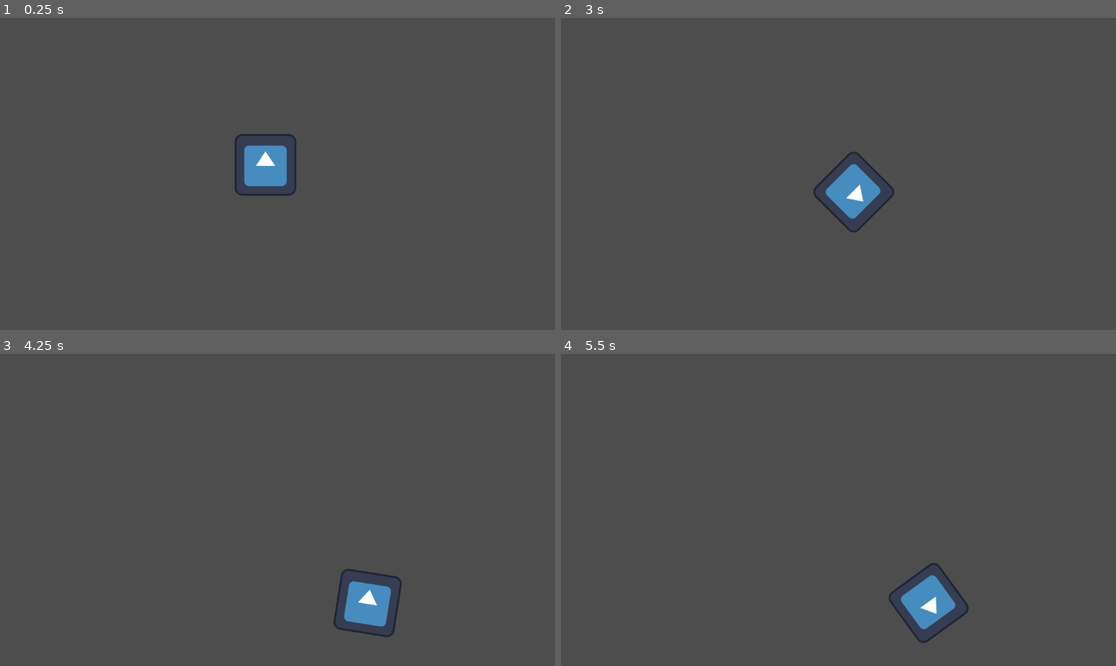
Above: before the commit, frames 1-4 (two rows, left to right).
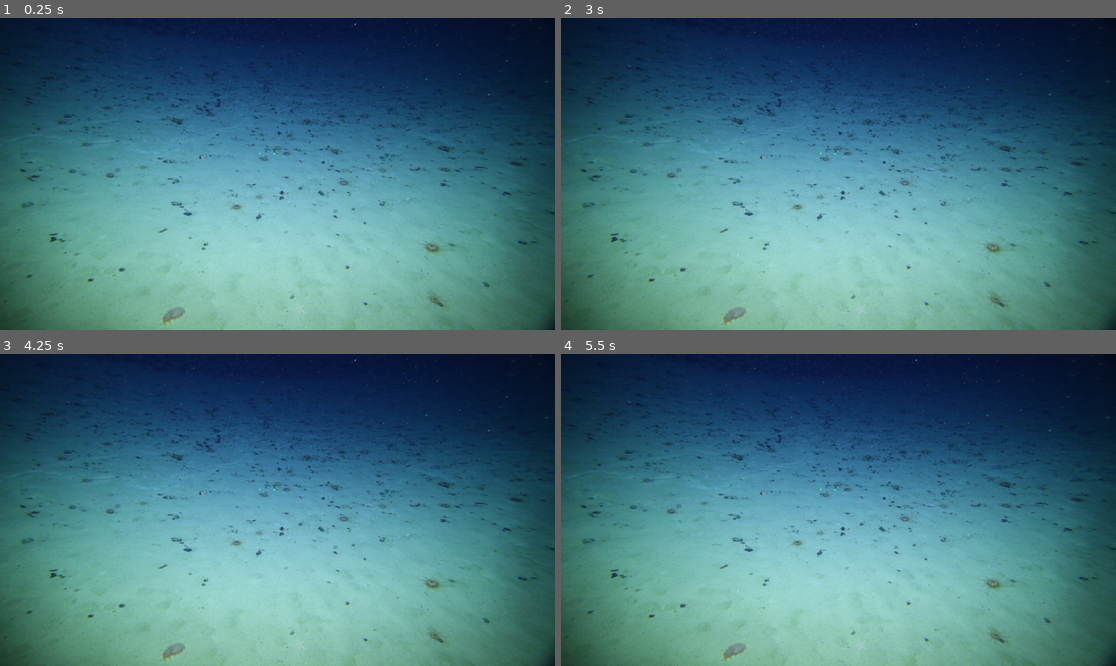
Above: after the commit, the same moments.

Repository: Zluh-Play/Godot_Test_Project
Game: Godot game, scene res://scenes/World.tscn
Two runs of this game, one before a commit and one after it. Both use one fixed random seed, a clock stepped at 60 frames per second and the inputs below. Before the commit the project starts from res://Test_Scene.tscn. The engine's default icon, where the game draws it, is replaced by a stand-in: a white triangle on a blue panel in a dark square.
Inputs:
- Up to frame 1 (0.25 s): no input
- Up to frame 2 (3 s): tap Enter at 0.5 s; hold Right (ui_right) 0.53-1.28 s; hold Left (ui_left) 1.28-2.03 s; hold Right (ui_right) 2.03-2.78 s; hold Up (ui_up) from 2.78 s (still down)
- Up to frame 3 (4.25 s): release Up (ui_up) at 3.53 s; hold Left (ui_left) from 3.53 s (still down)
- Up to frame 4 (5.5 s): keep holding Left (ui_left)

The runs differ from the first frame. In frame 1, 99% of the frame differs, in the area x 0-100%, y 0-100%; in frame 2, 100%; in frame 3, 100%; in frame 4, 100%.

Commit message:
Added few files and folders

Diff:
--- a/project.godot
+++ b/project.godot
@@ -11,7 +11,7 @@
 [application]
 
 config/name="Test Project"
-run/main_scene="res://Test_Scene.tscn"
+run/main_scene="res://scenes/World.tscn"
 config/features=PackedStringArray("4.3", "Mobile")
 config/icon="res://icon.svg"
 
--- /dev/null
+++ b/scenes/Fish/Fish.tscn
@@ -0,0 +1,7 @@
+[gd_scene format=3 uid="uid://c4d6j4bvaxta0"]
+
+[node name="CharacterBody2D" type="CharacterBody2D"]
+
+[node name="CollisionShape2D" type="CollisionShape2D" parent="."]
+
+[node name="Sprite2D" type="Sprite2D" parent="."]
--- /dev/null
+++ b/scenes/Fish/parts/Head.tscn
@@ -0,0 +1,3 @@
+[gd_scene format=3 uid="uid://cebu2xebllolu"]
+
+[node name="Head" type="Node"]
--- /dev/null
+++ b/scenes/Fish/parts/Segment.tscn
@@ -0,0 +1,3 @@
+[gd_scene format=3 uid="uid://nxjvkfwhblbk"]
+
+[node name="Segment" type="Node"]
--- /dev/null
+++ b/scenes/Fish/parts/Tail.tscn
@@ -0,0 +1,3 @@
+[gd_scene format=3 uid="uid://bwo7x6cjl7n2"]
+
+[node name="Tail" type="Node"]
--- /dev/null
+++ b/scenes/World.tscn
@@ -0,0 +1,10 @@
+[gd_scene load_steps=2 format=3 uid="uid://qilvpu34musp"]
+
+[ext_resource type="Texture2D" uid="uid://ddvyjq4pm5vur" path="res://assets/images/Sea bottom.png" id="1_epfqr"]
+
+[node name="World" type="Node"]
+
+[node name="Sprite2D" type="Sprite2D" parent="."]
+position = Vector2(576, 324)
+scale = Vector2(0.96, 0.81)
+texture = ExtResource("1_epfqr")
Binary file added: assets/images/Sea bottom.png
Not shown, added: assets/images/Sea bottom.png.import
Renamed: Test_Scene.tscn -> scenes/Test_Scene.tscn
